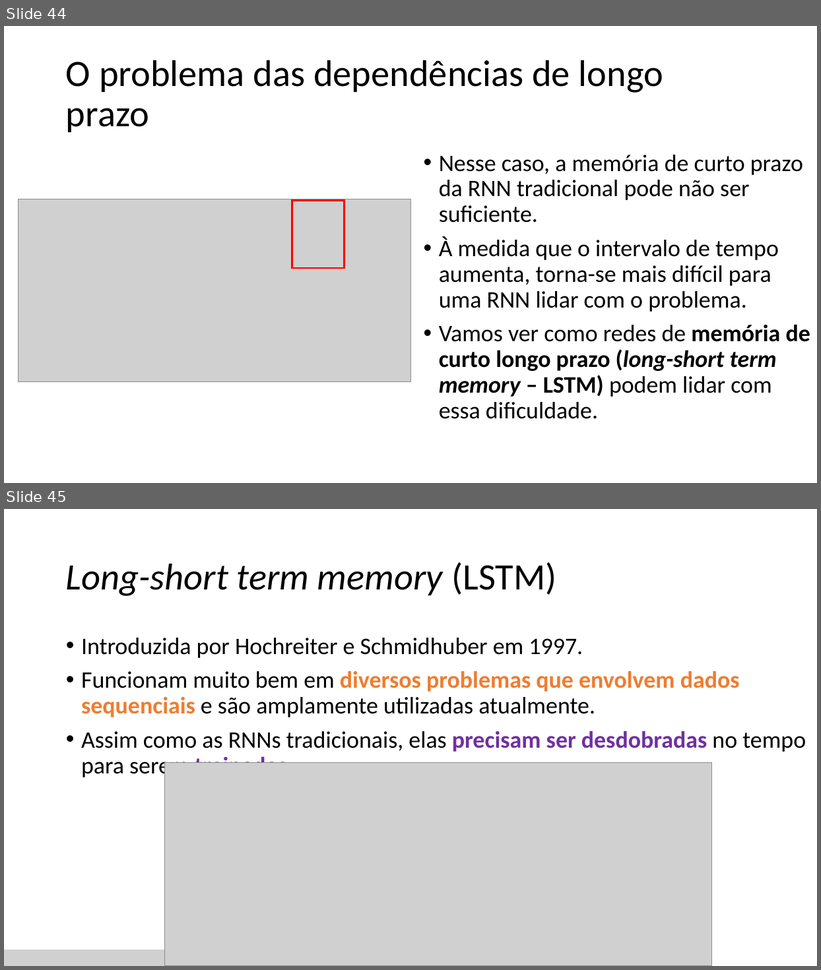
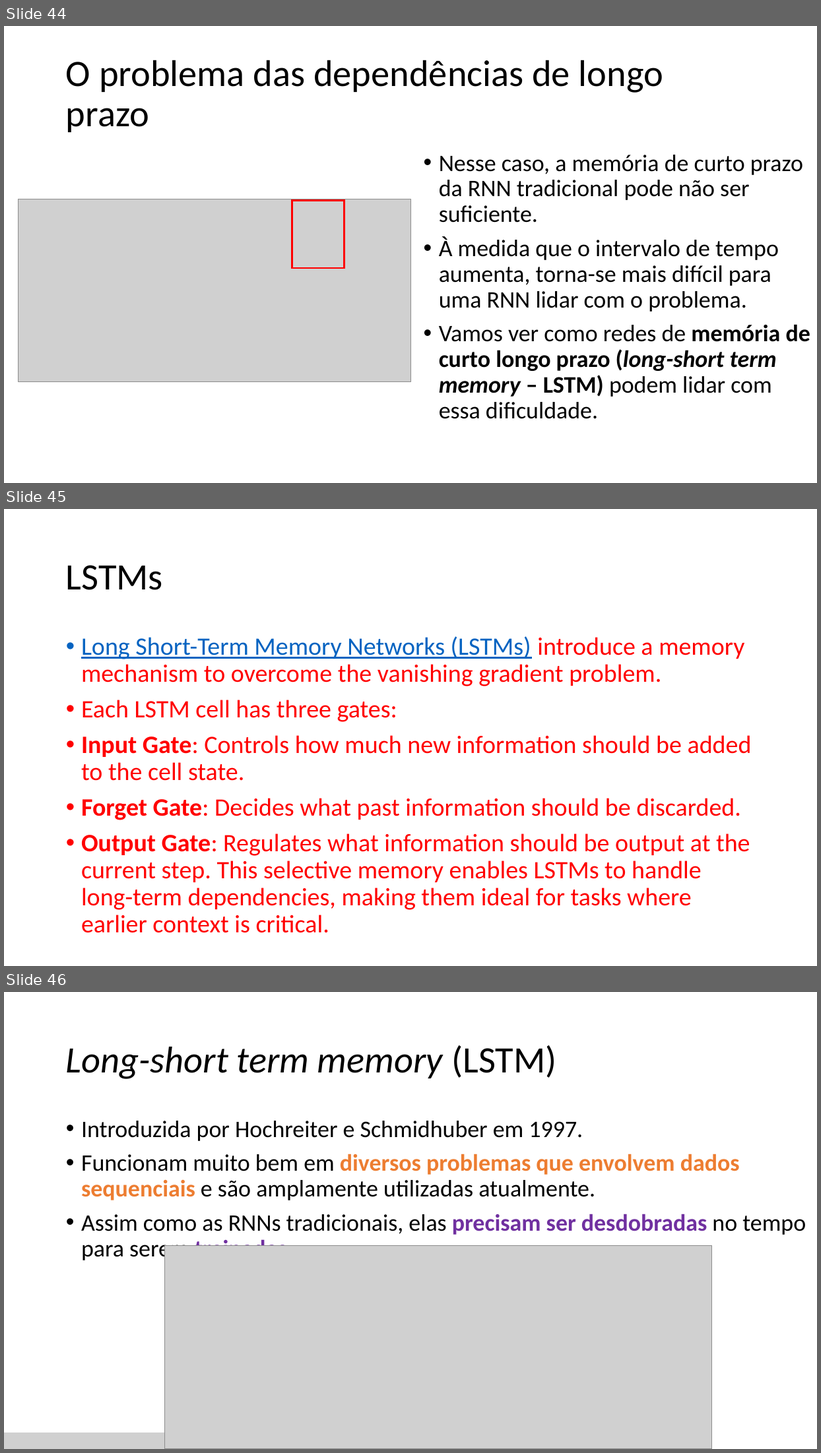
Before and after one commit to zz4fap/c24_inteligencia_artificial, a slide deck: slides/C24_RNN.pptx. Shown one above the other, each under a label of ours: slides 44 and 45 before the commit, slides 44, 45 and 46 after it. The pictures are 821x970 and 821x1453 pixels, drawn with LibreOffice and Linux fonts; fonts in the diff are those of the drawing; grey boxes stand for pictures. Boxes give left, top, right and bottom in pixels: in the first picture for what was removed or moved away, otherwise in the second. Text is boxed around its words. In the diff, an @@ line names an element or a change of style, - is before the commit and + after.

Commit message:
update of slides

```diff
--- a/slides/C24_RNN.pptx
+++ b/slides/C24_RNN.pptx
@@ slide 45 added at [4, 509, 817, 966], background #FFFFFF @@
@@ title added at [66, 565, 163, 590], 44 pt, text #000000 @@
+LSTMs
@@ text added at [81, 636, 752, 933], 29.6 pt, text #FF0000 @@
+• Long Short-Term Memory Networks (LSTMs) introduce a memory mechanism to overcome the vanishing gradient problem.
+• Each LSTM cell has three gates:
+• Input Gate: Controls how much new information should be added to the cell state.
+• Forget Gate: Decides what past information should be discarded.
+• Output Gate: Regulates what information should be output at the current step. This selective memory enables LSTMs to handle long-term dependencies, making them ideal for tasks where earlier context is critical.
@@ what was slide 45 is now slide 46 @@
```
Also in this commit, not shown: 1 other slide added.
